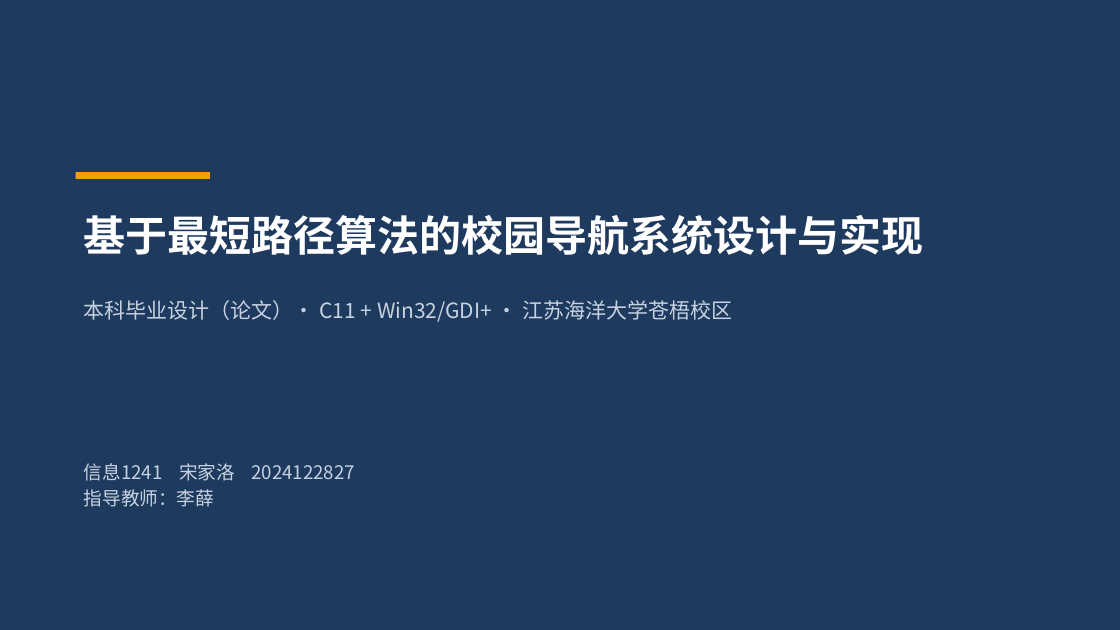
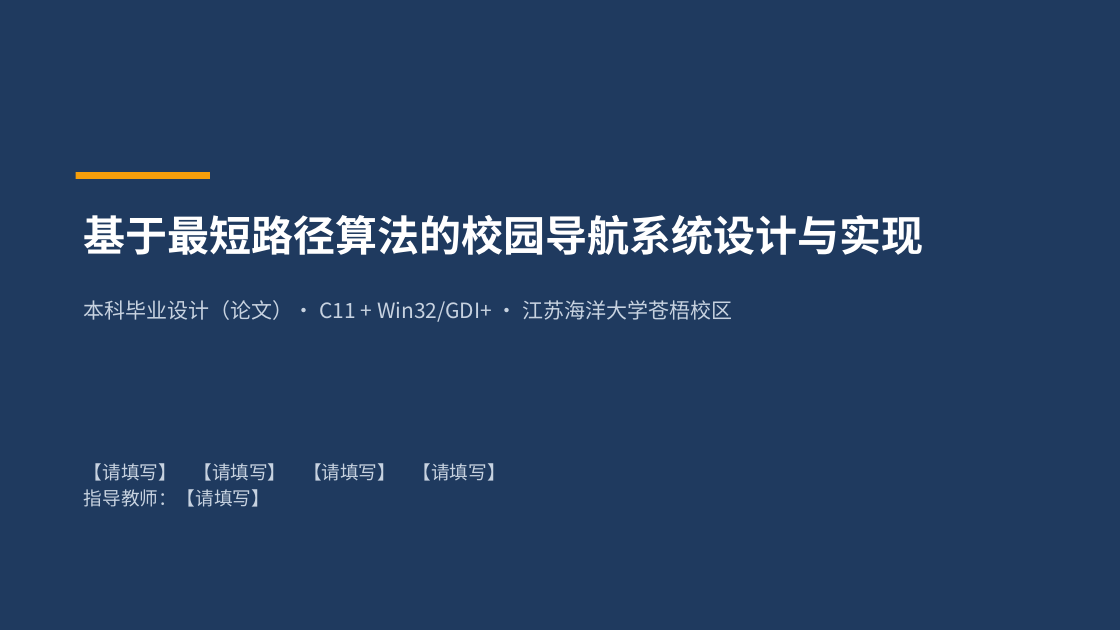
Before and after one commit to CR7Jialuo/UseOfTu, a slide deck: slide 1 of docs/答辩演示.pptx. Drawn at 1120x630 pixels with LibreOffice and Linux fonts; fonts in the diff are those of the drawing. Boxes give left, top, right and bottom in pixels: in the first picture for what was removed or moved away, otherwise in the second. Text is boxed around its words. In the diff, an @@ line names an element or a change of style, - is before the commit and + after.

```diff
--- a/docs/答辩演示.pptx
+++ b/docs/答辩演示.pptx
@@ text at [84, 463, 506, 507]: text changed @@
-信息1241 宋家洛 2024122827
-指导教师：李薛
+【请填写】 【请填写】 【请填写】 【请填写】
+指导教师：【请填写】
```
Also in this commit, not shown: 4 other files.
